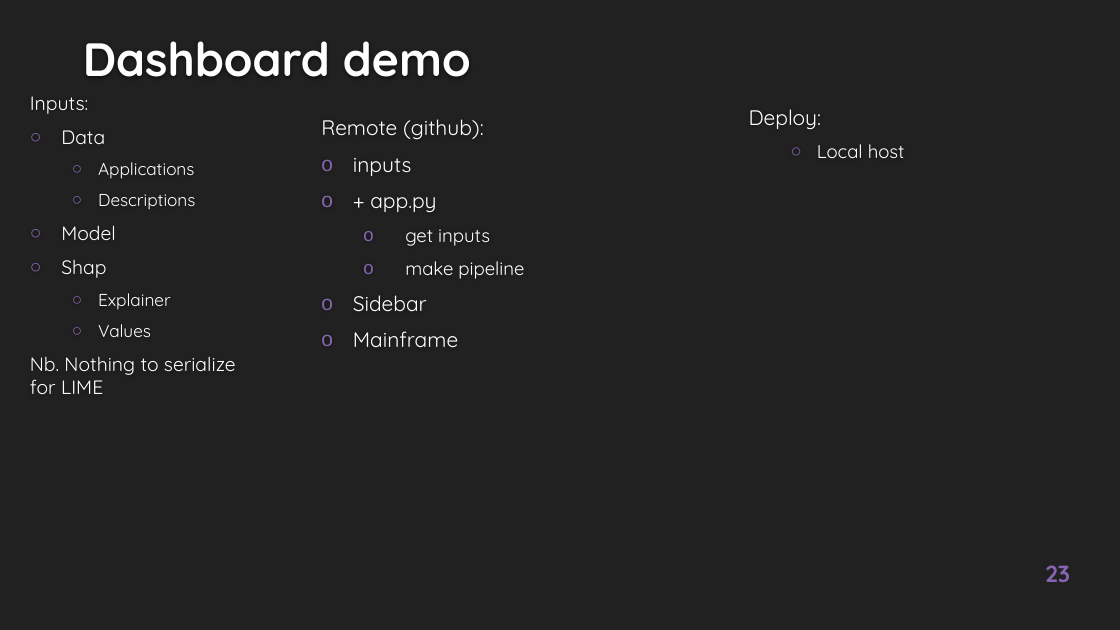
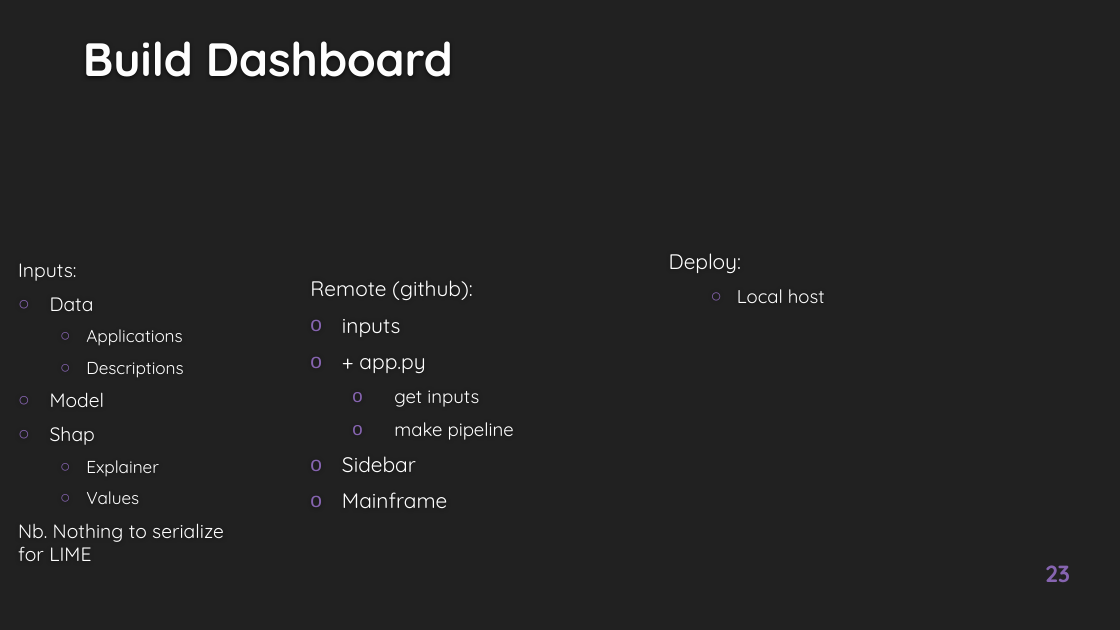
Before and after one commit to EtienneLardeur/P7_Scoring, a slide deck: slide 23 of P7_Support.pptx. Drawn at 1120x630 pixels with LibreOffice and Linux fonts; fonts in the diff are those of the drawing; background and template pictures are left out. Boxes give left, top, right and bottom in pixels: in the first picture for what was removed or moved away, otherwise in the second. Text is boxed around its words. In the diff, an @@ line names an element or a change of style, - is before the commit and + after.

```diff
--- a/P7_Support.pptx
+++ b/P7_Support.pptx
@@ title at bbox=[83, 41, 453, 77]: text changed @@
-Dashboard demo
+Build Dashboard
@@ text "Deploy:" rewrapped from bbox=[749, 109, 905, 158] to bbox=[737, 289, 825, 303] @@
@@ text "Inputs:": place and size @@
-text "Inputs:" at bbox=[30, 96, 236, 394]
+text "Inputs:" at bbox=[18, 263, 224, 561]
@@ text "Remote (github):": place and size @@
-text "Remote (github):" at bbox=[321, 119, 524, 347]
+text "Remote (github):" at bbox=[310, 280, 514, 508]
```
Also in this commit, not shown: 6 other slides changed, 1 slide added, 1 slide removed, 2 other files.
